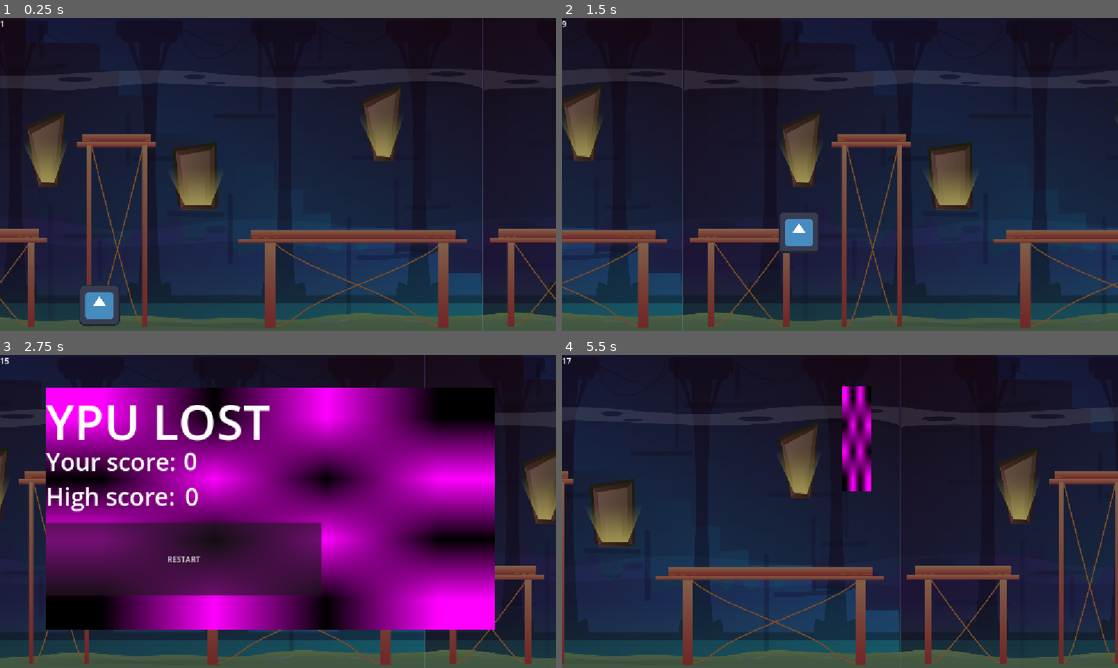
Above: before the commit, frames 1-4 (two rows, left to right).
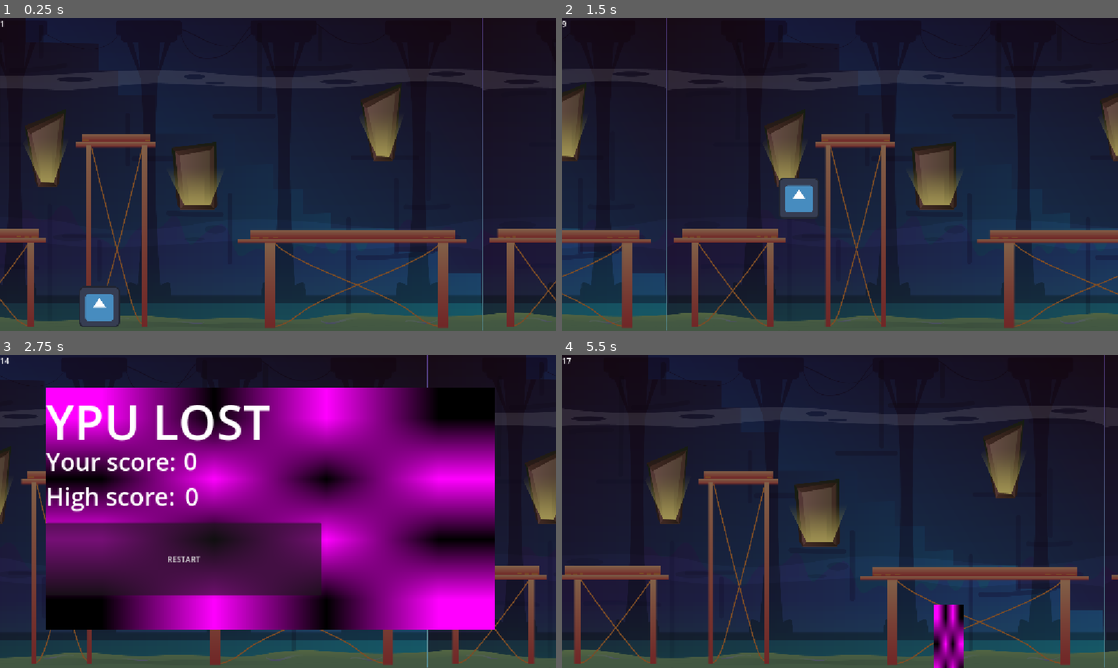
Above: after the commit, the same moments.

Repository: SanaDeghat/jetpack-joyride
Game: Godot game, scene res://mainScene.tscn
The game is run twice, just before and just after one commit, with the same random seed, the same clock (stepped at 60 frames per second) and the same inputs. The engine's default icon, where the game draws it, is replaced by a stand-in: a white triangle on a blue panel in a dark square.
Inputs (mouse positions are in pixels of both pictures, inside the frame that each line leads up to):
- Up to frame 1 (0.25 s): no input
- Up to frame 2 (1.5 s): tap Enter (ui_accept) at 0.5, 0.77 s; move the mouse to (962, 158) at 0.52 s; hold Right (ui_right) 0.53-1.28 s; tap Alt at 0.6 s; click (962, 158) at 0.67 s; move the mouse to (728, 190) at 1.27 s; hold Down from 1.28 s (still down); tap Shift at 1.35 s
- Up to frame 3 (2.75 s): tap Enter (ui_accept) at 1.52 s; move the mouse to (333, 442) at 2.02 s; release Down at 2.03 s; hold Right (ui_right) from 2.03 s (still down); tap Alt at 2.1 s
- Up to frame 4 (5.5 s): release Right (ui_right) at 2.75 s; click "RESTART" at 2.75 s; move the mouse to (812, 574) at 3.52 s; hold Up 3.53-4.28 s; tap Shift at 3.6, 5.1 s; click (812, 574) at 3.67 s; tap Enter (ui_accept) at 3.77, 4.52, 5.27 s; move the mouse to (1006, 558) at 4.27 s; hold Left (ui_left) from 4.28 s (still down); tap Alt at 4.35 s; move the mouse to (673, 464) at 5.02 s

The runs differ from the first frame. In frame 1, 1.4% of the frame differs, in the area x 0-100%, y 0-99%; in frame 2, 17%; in frame 3, 2.6%; in frame 4, 36%, in the area x 0-100%, y 0-100%.

Commit message:
game speeds up as you play

Diff:
--- a/character_body_2d.gd
+++ b/character_body_2d.gd
@@ -2,9 +2,8 @@
 
 
 const SPEED = 300.0
-const JUMP_VELOCITY = -400.0
+const JUMP_VELOCITY = -500.0
 const roof_y=50;
-var lives = 3
 
 func _physics_process(delta: float) -> void:
 	# Add the gravity.
@@ -25,5 +24,3 @@
 		if position.y < roof_y:
 			position.y = roof_y
 			velocity.y = 0
-func deductlife ():
-	lives-=1
--- a/global.gd
+++ b/global.gd
@@ -1,6 +1,9 @@
 extends Node
 var highscore=0
-var gameRnning=true# Called when the node enters the scene tree for the first time.
+var gameRnning=true
+var speed=600
+
+# Called when the node enters the scene tree for the first time.
 func _ready() -> void:
 	pass # Replace with function body.
 
--- a/obsticle_spawner.gd
+++ b/obsticle_spawner.gd
@@ -2,18 +2,20 @@
 
 @export var obstacle_static: PackedScene
 @export var obstacle_rotatice: PackedScene
-@export var spawn_rate := 1.3
+@export var spawn_rate = 1.3
 @onready var onsticle_timer: Timer = $onsticleTimer
 @onready var parallax_2d: Parallax2D = $"../Parallax2D"
 @onready var lose_screen: CanvasLayer = $"../CanvasLayer"
 
 func _ready():
+
 	onsticle_timer.wait_time = spawn_rate
 	onsticle_timer.start()
 
 
 
 func spawn_obstacle():
+	onsticle_timer.wait_time = randf_range(0.2,2)
 	var scenes = [
 	obstacle_static,
 	obstacle_static,
@@ -24,6 +26,7 @@
 	obstacle.global_position.x = 1400
 	obstacle.global_position.y = randf_range(50, 550)
 	obstacle.impact.connect(_on_obstacle_impact)
+
 
 	add_child(obstacle)
 func _on_obstacle_impact():
@@ -39,4 +42,9 @@
 
 func _on_restart_pressed() -> void:
 	get_tree().change_scene_to_file("res://mainScene.tscn")
+	global.speed=400
 	global.gameRnning=true
+func _process(delta: float) -> void:
+	if global.gameRnning:
+		global.speed+=0.5
+		parallax_2d.autoscroll.x=-global.speed
--- a/project.godot
+++ b/project.godot
@@ -31,6 +31,7 @@
 [physics]
 
 3d/physics_engine="Jolt Physics"
+2d/default_gravity=1100.0
 
 [rendering]
 
--- a/rotatingObsticle.tscn
+++ b/rotatingObsticle.tscn
@@ -7,7 +7,7 @@
 [sub_resource type="RectangleShape2D" id="RectangleShape2D_we1jl"]
 size = Vector2(52, 209)
 
-[node name="StaticBody2D" type="StaticBody2D" unique_id=1314106614]
+[node name="RotatingBody2D" type="StaticBody2D" unique_id=1314106614]
 rotation = -6.2831855
 script = ExtResource("1_wm4dx")
 
--- a/rotating_obsticle.gd
+++ b/rotating_obsticle.gd
@@ -1,14 +1,13 @@
 extends StaticBody2D
 
-@export var speed := 600.0
-@export var rotation_speed := 5.0
+@export var rotation_speed := 3.0
 
 signal impact
 
 func _process(delta):
 
 	if global.gameRnning:
-		global_position.x -= speed * delta
+		global_position.x -= global.speed * delta
 		rotation += rotation_speed * delta
 
 	if global_position.x < -100:
--- a/static_body_2d.gd
+++ b/static_body_2d.gd
@@ -1,10 +1,9 @@
 extends StaticBody2D
 
-@export var speed := 600.0
 signal impact
 func _process(delta):
 	if global.gameRnning:
-		global_position.x -= speed * delta
+		global_position.x -= global.speed * delta
 
 	if global_position.x < -100:
 		queue_free()
